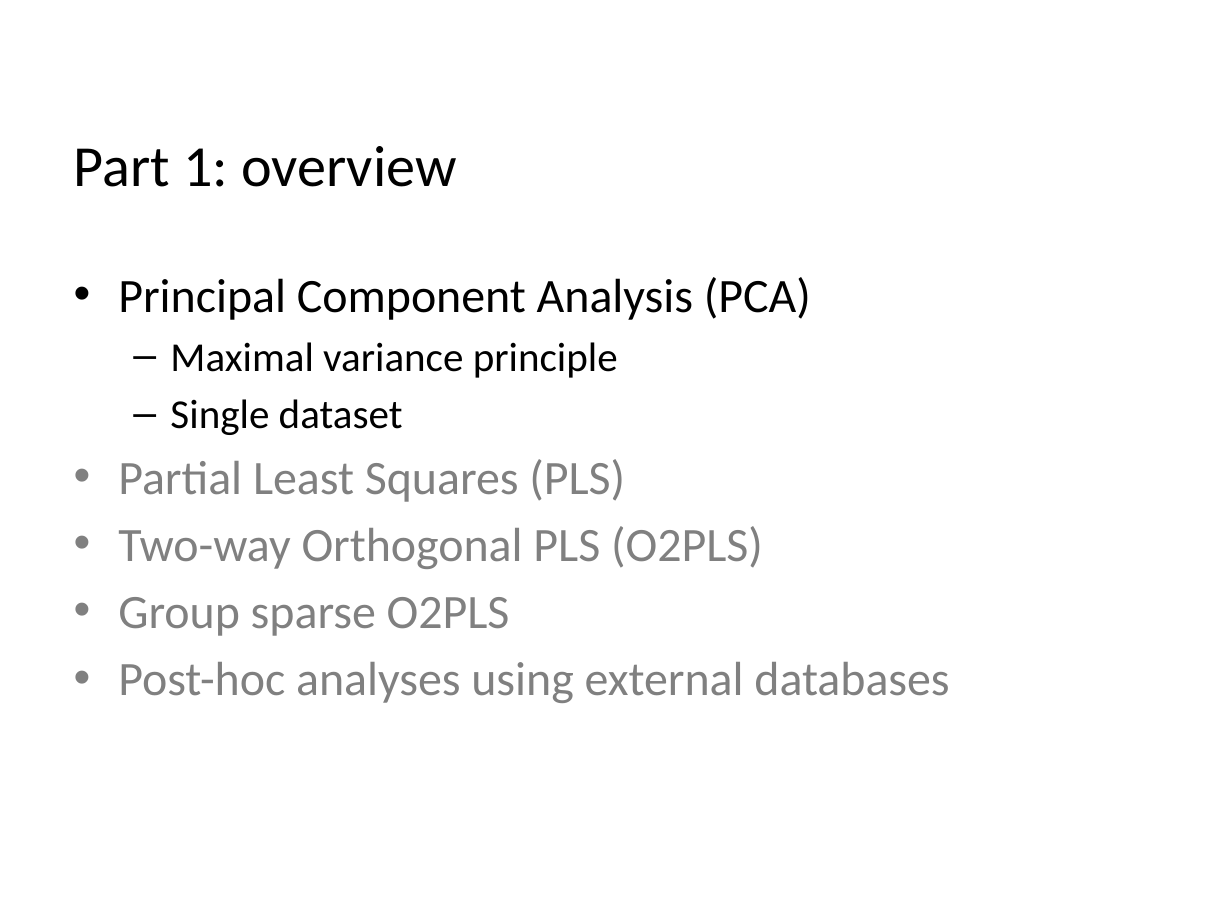
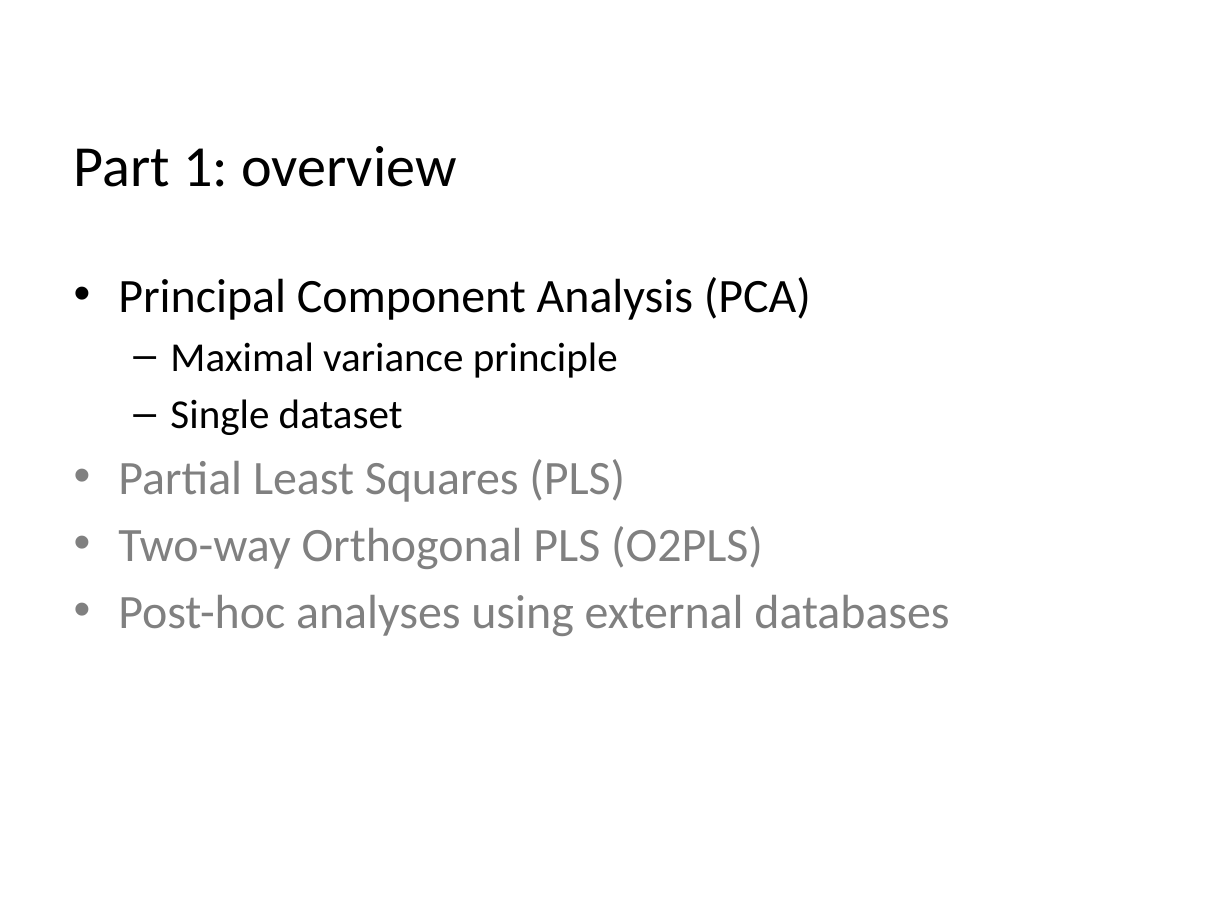
Before and after one commit to selbouhaddani/OmicsPLS_ShortCourse, a slide deck: slide 13 of Slides/OmicsPLS course 1 PCA.pptx. Drawn at 1232x924 pixels with LibreOffice and Linux fonts; fonts in the diff are those of the drawing; background and template pictures are left out. Boxes give left, top, right and bottom in pixels: in the first picture for what was removed or moved away, otherwise in the second. Text is boxed around its words. In the diff, an @@ line names an element or a change of style, - is before the commit and + after.

```diff
--- a/Slides/OmicsPLS course 1 PCA.pptx
+++ b/Slides/OmicsPLS course 1 PCA.pptx
@@ text at [118, 597, 510, 636]: paragraph removed @@
-• Group sparse O2PLS
```
Also in this commit, not shown: 1 other slide changed, 2 other files.
